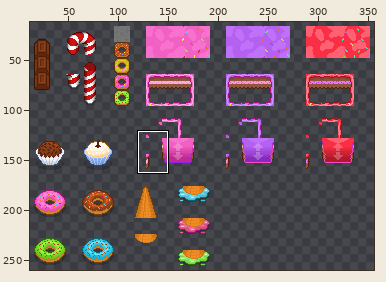
File history of a sprite sheet, Assets/Resources/Tilesets/tank arena.png. The picture above shows the old version from afar; the outline marks the close-up.
Close-up. Earlier state:
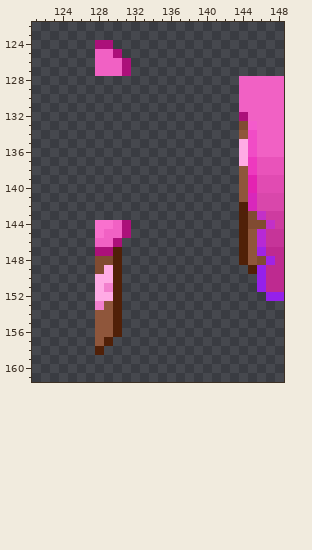
The file is 384x304 pixels. Colours within 5 levels of each other are drawn and written as one. Shown: x 121..148, y 122..161. The wide view leaves out empty margins. The commit also changed other parts of the picture, which this record leaves out.
New version:
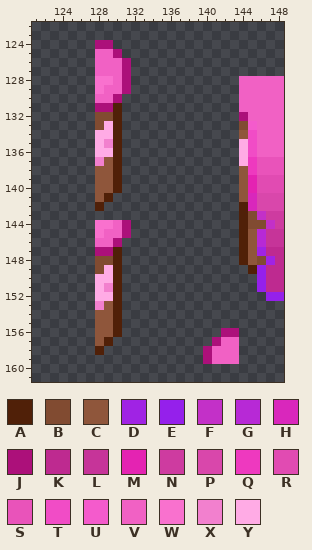
Palette (. is transparent): A #502008  B #814b31  C #8f563b  D #a023e4  E #9520eb  F #c330c8  G #b729d6  H #d927bc  J #ac107a  K #be2a90  L #c63499  M #e423b2  N #ce3ba0  P #d947ab  Q #ee39bf  R #e14bb2  S #e953ba  T #f14cc6  U #f45bcc  V #f161c4  W #f971ce  X #f280ce  Y #ffabe5
From old to new:
y 128: x 128..131 .... -> WWVJ
y 129: x 128..131 .... -> WVVJ
y 130: x 128..130 ... -> VVJ
y 131: x 128..130 ... -> JJA
y 132: x 128..130 ... -> BBA
y 133: x 128..130 ... -> BYA
y 134: x 128..130 ... -> YYA
y 135: x 128..130 ... -> YXA
y 136: x 128..130 ... -> YYA
y 137: x 128..130 ... -> XCA
y 138..140: x 128..130 ... -> CCA
y 141: x 128..129 .. -> CA
y 142: x 128 . -> A
y 156: x 142..143 .. -> JJ
y 157: x 141..143 ... -> JVV
y 158..159: x 140..143 .... -> JVVV
